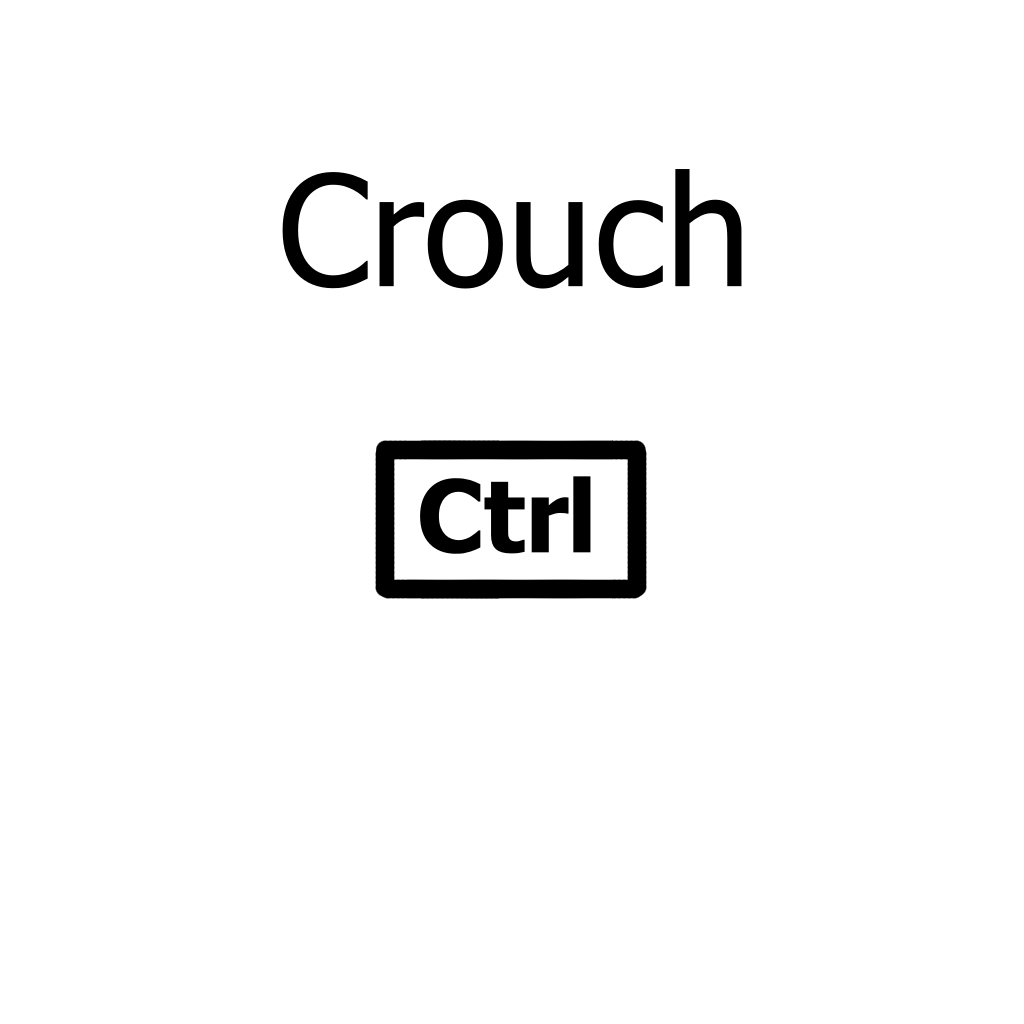
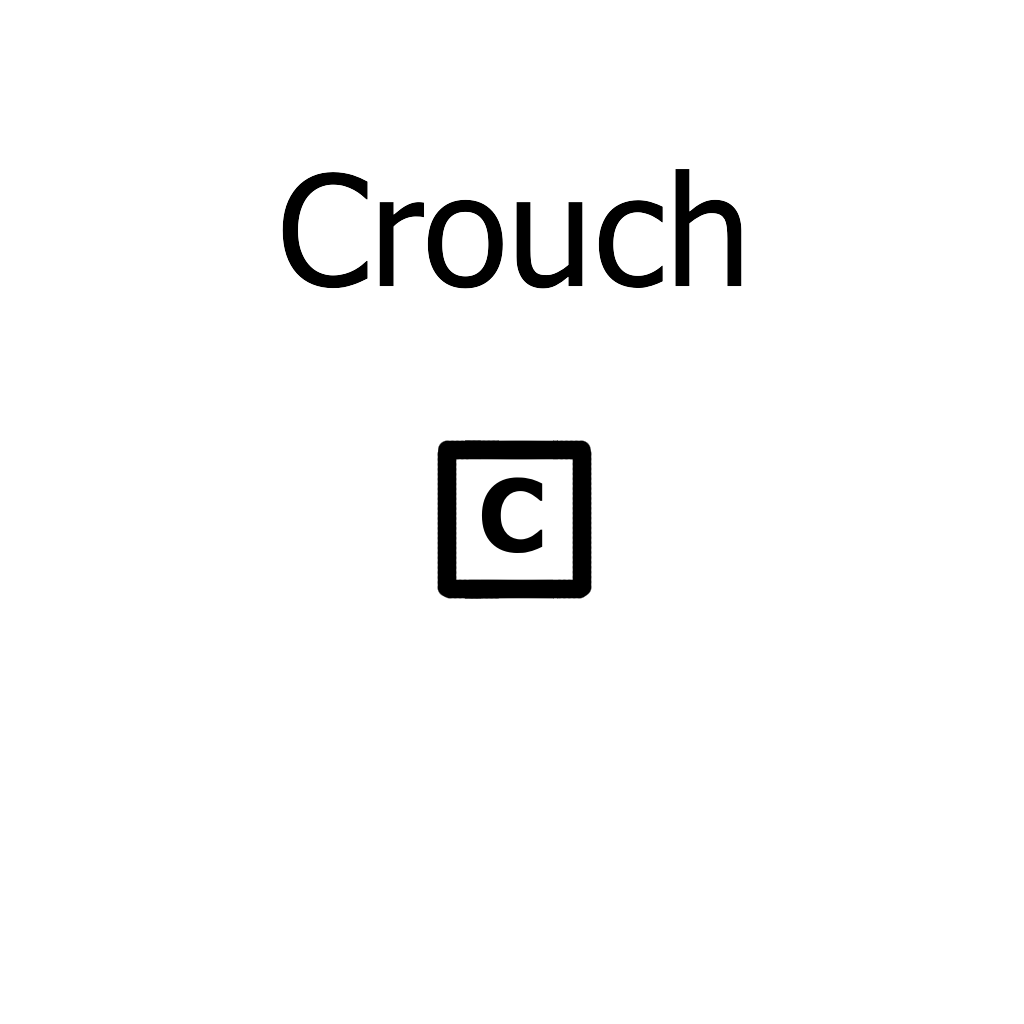
Two versions of the same layered image (1024 × 1024). Layer-by-layer changes:
painted on "Paint Layer 1 Merged" over [282, 169, 742, 599]
